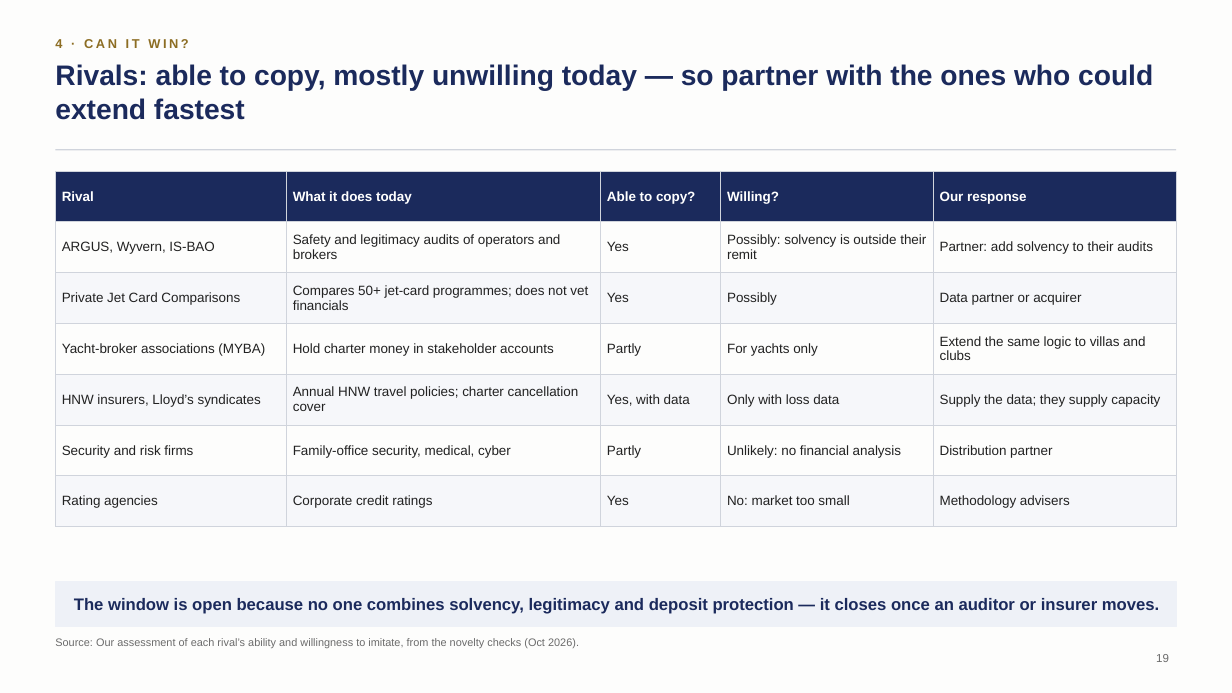
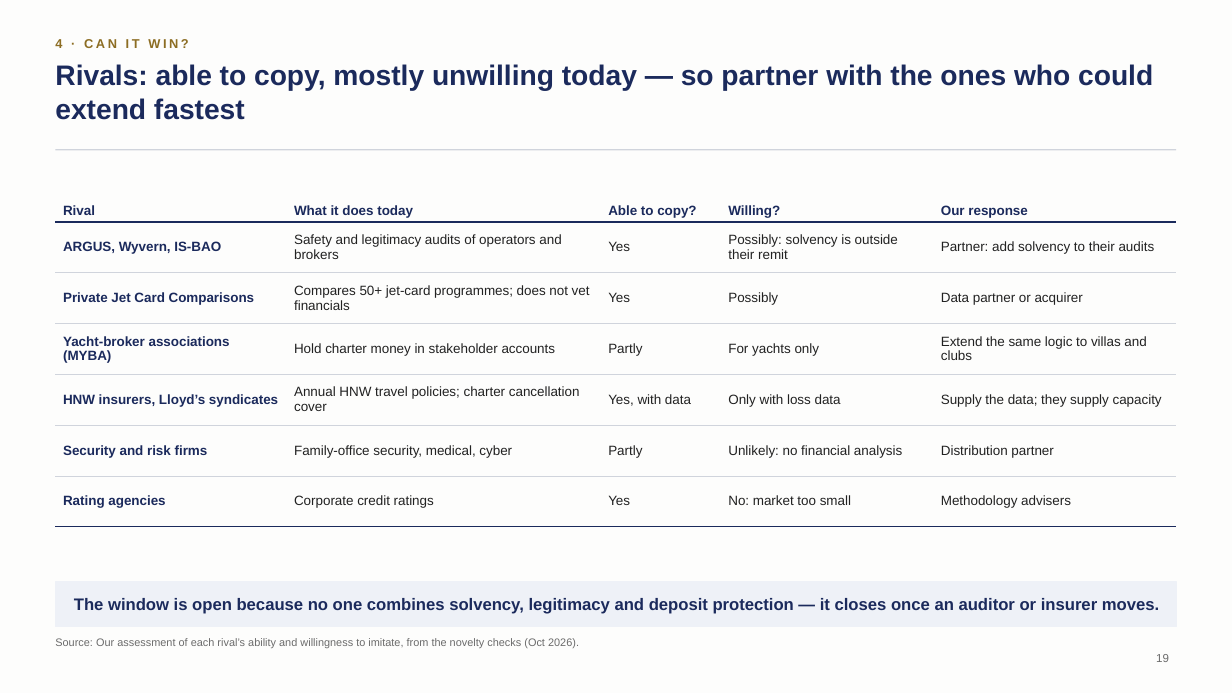
Before and after one commit to algarcalebe-web/legendary-bassoon, a slide deck: slide 19 of deck/Private_Travel_Assurance_Strategy_Deck.pptx. Drawn at 1232x693 pixels with LibreOffice and Linux fonts; fonts in the diff are those of the drawing. Boxes give left, top, right and bottom in pixels: in the first picture for what was removed or moved away, otherwise in the second. Text is boxed around its words. In the diff, an @@ line names an element or a change of style, - is before the commit and + after.

```diff
--- a/deck/Private_Travel_Assurance_Strategy_Deck.pptx
+++ b/deck/Private_Travel_Assurance_Strategy_Deck.pptx
@@ table at (x1=55, y1=171, x2=1177, y2=512) @@
@@ fill #1B2A5C to none in row 1 @@
@@ fill #FDFDFC to none in 15 cells @@
@@ fill #F6F7FA to none in 15 cells @@
@@ text colour #FFFFFF to #1B2A5C in "Rival", "What it does today", "Able to copy?", "Willing?" and 1 more places @@
@@ text colour #222222 to #1B2A5C, bold on in "ARGUS, Wyvern, IS-BAO", "Private Jet Card Comparisons", "Yacht-broker associations (MYBA)", "HNW insurers, Lloyd’s syndicates" and 2 more places @@
@@ borders changed @@
```
Also in this commit, not shown: 17 other slides changed, 1 other file.
